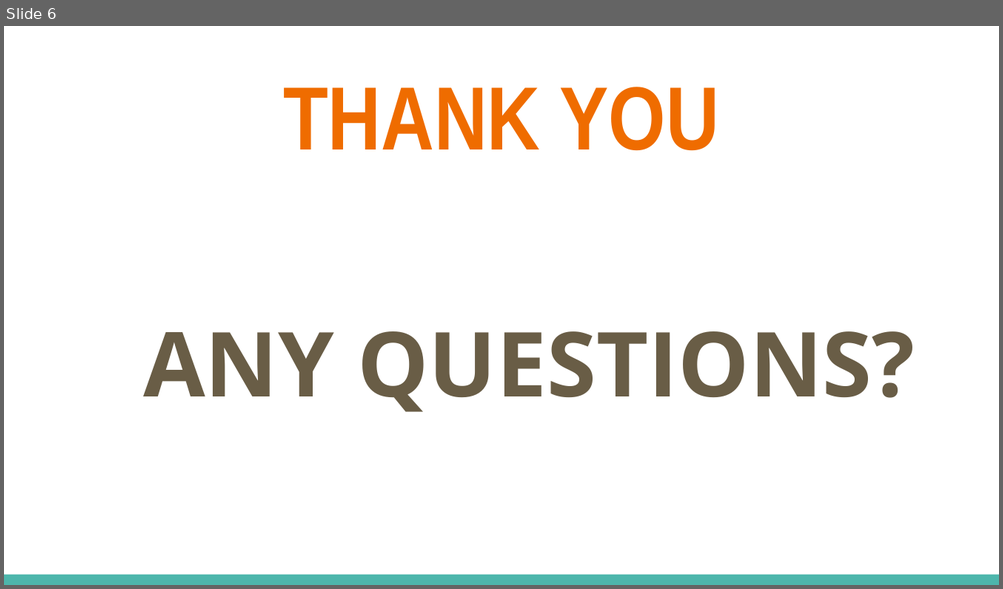
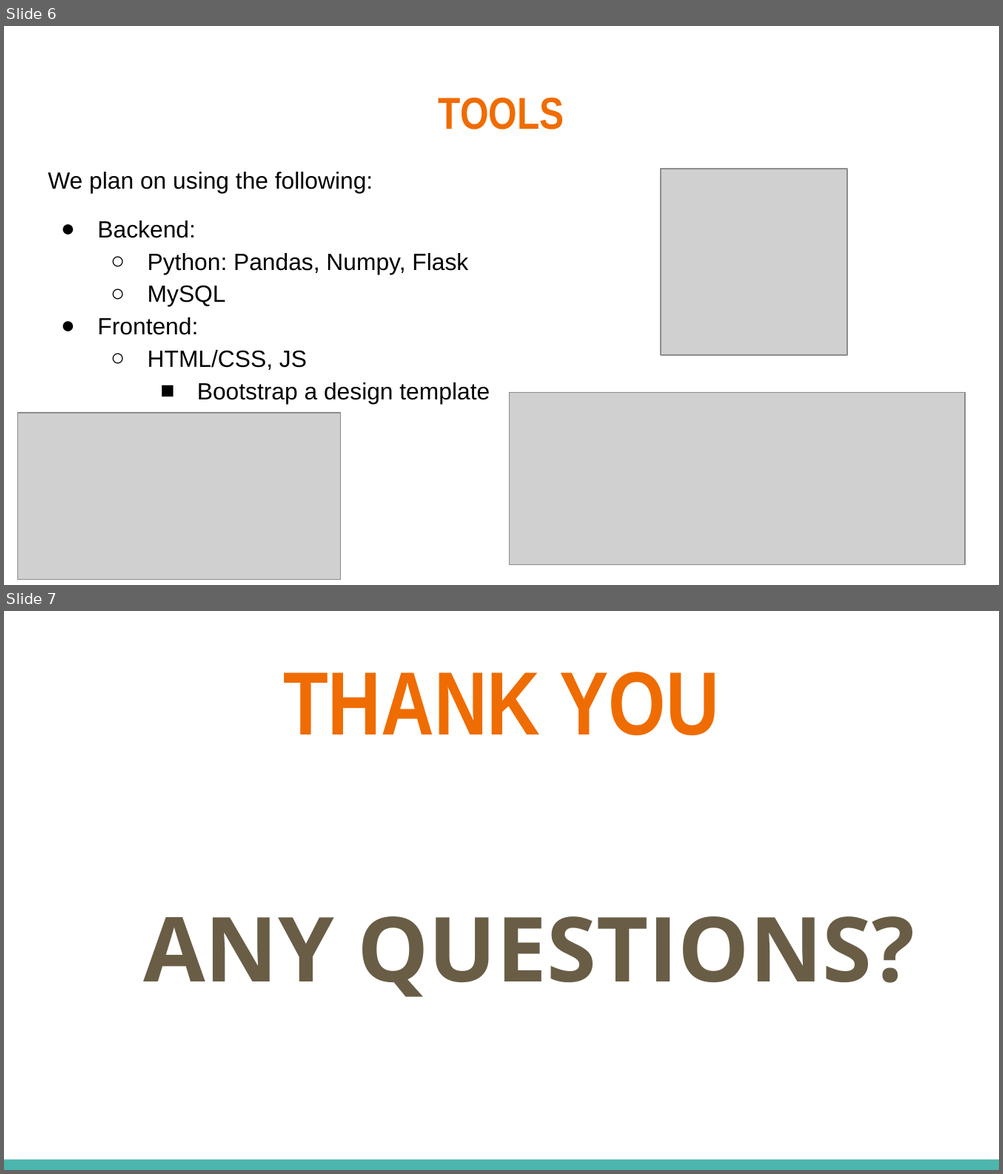
Before and after one commit to PalaciosYoan/Hospital_Management_System, a slide deck: Phase_1/Phase1.pptx. Shown one above the other, each under a label of ours: slide 6 before the commit, slides 6 and 7 after it. The pictures are 1003x589 and 1003x1174 pixels, drawn with LibreOffice and Linux fonts; fonts in the diff are those of the drawing; grey boxes stand for pictures. Boxes give left, top, right and bottom in pixels: in the first picture for what was removed or moved away, otherwise in the second. Text is boxed around its words. In the diff, an @@ line names an element or a change of style, - is before the commit and + after.

```diff
--- a/Phase_1/Phase1.pptx
+++ b/Phase_1/Phase1.pptx
@@ slide 6 added at [4,26,999,585], background #FFFFFF @@
@@ title added at [438,97,564,130], 32.4 pt, text #EF6C00, bold @@
+TOOLS
@@ text added at [48,172,489,403], 17 pt, text #000000 @@
+We plan on using the following:
+● Backend:
+  ○ Python: Pandas, Numpy, Flask
+  ○ MySQL
+● Frontend:
+  ○ HTML/CSS, JS
+    ■ Bootstrap a design template
@@ picture added at [660,170,848,356] @@
@@ picture added at [509,393,965,565] @@
@@ picture added at [18,413,340,580] @@
@@ what was slide 6 is now slide 7 @@
```
Also in this commit, not shown: 1 slide changed.
